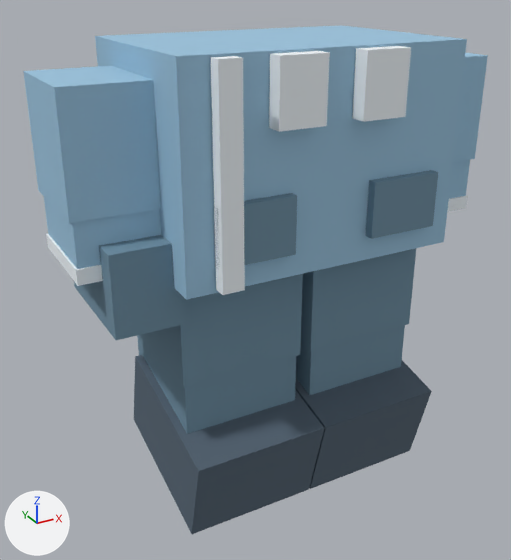
One commit to the glTF model public/world3d/blocky-outfits/student-sky.glb: the scene before it, then after it.
Camera for both pictures: a 50 mm camera at (-0.852, -1.457, 1.164) aimed at (-0.062, -0.021, 0.446). Every picture has the same lights, and +X, +Y and +Z are marked at lower left. The first picture is the older version. Where no turn or scale is listed for an object, it has been applied to the vertices.

The first picture shows 'jacket', 'lapel--1', 'lower-trouser-Left', 'lower-trouser-Right', 'pocket-1', 'satchel', 'satchel-strap', 'shoe-Left', 'shoe-Right', 'trouser-Left', 'trouser-Right', 'upper-sleeve-Right' and 7 more.
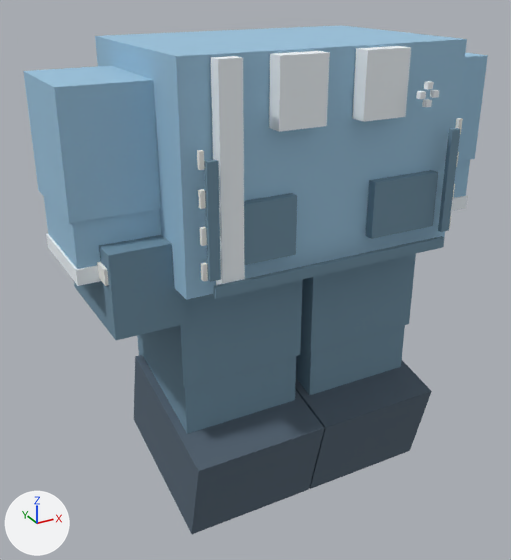
Changed parts and their boxes (x1, y1, x2, y2) in the pictures (511 x 560 px):
'design-student-cardigan-hem', added (blue): after (214, 236, 445, 299)
'design-student-knit-ribbing--1', added (blue): after (204, 160, 221, 282)
'design-student-knit-ribbing-1', added (blue): after (438, 128, 460, 232)
'design-student-satchel-clasp', added: after (97, 262, 109, 286)
'design-student-side-stitch--1-3', added: after (197, 150, 205, 170)
'design-student-side-stitch--1-2', added: after (198, 189, 206, 209)
'design-student-side-stitch--1-1', added: after (200, 227, 207, 246)
'design-student-side-stitch--1-0', added: after (201, 263, 208, 281)
'design-student-makers-mark-3', added: after (416, 91, 426, 99)
'design-student-makers-mark-0', added: after (422, 99, 432, 107)
'design-student-side-stitch-1-3', added: after (455, 118, 463, 134)
'design-student-makers-mark-1', added: after (430, 90, 440, 98)
'design-student-makers-mark-2', added: after (424, 81, 434, 89)

Diff of the bpy script that builds the scene:
```diff
--- a/public/world3d/blocky-outfits/student-sky.glb.py
+++ b/public/world3d/blocky-outfits/student-sky.glb.py
@@ me_cube_354 @@
+me_cube_354.from_pydata([(-0.012, 0.006, -0.12), (-0.012, -0.005, -0.12), (-0.012, 0.005, 0.12), (-0.012, -0.006, 0.12), (0.012, 0.006, -0.12), (0.012, -0.005, -0.12), (0.012, 0.005, 0.12), (0.012, -0.006, 0.12)], [], [(0, 1, 3), (0, 3, 2), (2, 3, 7), (2, 7, 6), (6, 7, 5), (6, 5, 4), (4, 5, 1), (4, 1, 0), (2, 6, 4), (2, 4, 0), (7, 3, 1), (7, 1, 5)])
+me_cube_354.materials.append(mat_pants)  # blue #7090a4
@@ ob_design_student_side_stitch__1_3 @@
+ob_design_student_side_stitch__1_3 = bpy.data.objects.new('design-student-side-stitch--1-3', me_cube_344)  # a box spanning x -0.005..0.005, y -0.0045..0.0045, z -0.0175..0.0175; in mat_light (white #f3f5ef)
+ob_design_student_side_stitch__1_3.location = (-0.318, -0.276, 0.84)
@@ ob_design_student_side_stitch__1_2 @@
+ob_design_student_side_stitch__1_2 = bpy.data.objects.new('design-student-side-stitch--1-2', me_cube_343)  # a box spanning x -0.005..0.005, y -0.0045..0.0045, z -0.0175..0.0175; in mat_light (white #f3f5ef)
+ob_design_student_side_stitch__1_2.location = (-0.318, -0.276, 0.765)
@@ ob_design_student_side_stitch__1_1 @@
+ob_design_student_side_stitch__1_1 = bpy.data.objects.new('design-student-side-stitch--1-1', me_cube_344.copy())
+ob_design_student_side_stitch__1_1.location = (-0.318, -0.276, 0.69)
@@ ob_design_student_side_stitch__1_0 @@
+ob_design_student_side_stitch__1_0 = bpy.data.objects.new('design-student-side-stitch--1-0', me_cube_343.copy())
+ob_design_student_side_stitch__1_0.location = (-0.318, -0.276, 0.615)
@@ ob_design_student_side_stitch_1_3 @@
+ob_design_student_side_stitch_1_3 = bpy.data.objects.new('design-student-side-stitch-1-3', me_cube_344.copy())
+ob_design_student_side_stitch_1_3.location = (0.318, -0.276, 0.84)
@@ ob_design_student_satchel_clasp @@
+ob_design_student_satchel_clasp = bpy.data.objects.new('design-student-satchel-clasp', me_cube_353)  # a box spanning x -0.01..0.01, y -0.0225..0.0225, z -0.0175..0.0175; in mat_light (white #f3f5ef)
+ob_design_student_satchel_clasp.location = (-0.477, -0.143, 0.596)
@@ ob_design_student_makers_mark_3 @@
+ob_design_student_makers_mark_3 = bpy.data.objects.new('design-student-makers-mark-3', me_cube_352)  # a box spanning x -0.007..0.007, y -0.006..0.006, z -0.007..0.007; in mat_accent (white #f4fbff)
+ob_design_student_makers_mark_3.location = (0.159, -0.322, 0.928)
@@ ob_design_student_makers_mark_2 @@
+ob_design_student_makers_mark_2 = bpy.data.objects.new('design-student-makers-mark-2', me_cube_352.copy())
+ob_design_student_makers_mark_2.location = (0.177, -0.322, 0.946)
@@ ob_design_student_makers_mark_1 @@
+ob_design_student_makers_mark_1 = bpy.data.objects.new('design-student-makers-mark-1', me_cube_350)  # a box spanning x -0.007..0.007, y -0.006..0.006, z -0.007..0.007; in mat_accent (white #f4fbff)
+ob_design_student_makers_mark_1.location = (0.195, -0.322, 0.928)
@@ ob_design_student_makers_mark_0 @@
+ob_design_student_makers_mark_0 = bpy.data.objects.new('design-student-makers-mark-0', me_cube_352.copy())
+ob_design_student_makers_mark_0.location = (0.177, -0.322, 0.91)
@@ ob_design_student_knit_ribbing__1 @@
+ob_design_student_knit_ribbing__1 = bpy.data.objects.new('design-student-knit-ribbing--1', me_cube_354)
+ob_design_student_knit_ribbing__1.location = (-0.3, -0.284, 0.718)
@@ ob_design_student_knit_ribbing_1 @@
+ob_design_student_knit_ribbing_1 = bpy.data.objects.new('design-student-knit-ribbing-1', me_cube_354.copy())
+ob_design_student_knit_ribbing_1.location = (0.3, -0.283, 0.718)
@@ ob_design_student_cardigan_hem @@
+ob_design_student_cardigan_hem = bpy.data.objects.new('design-student-cardigan-hem', me_cube_356)  # a box spanning x -0.3..0.3, y -0.005..0.005, z -0.013..0.013; in mat_pants (blue #7090a4)
+ob_design_student_cardigan_hem.location = (0.0, -0.285, 0.57)
```
